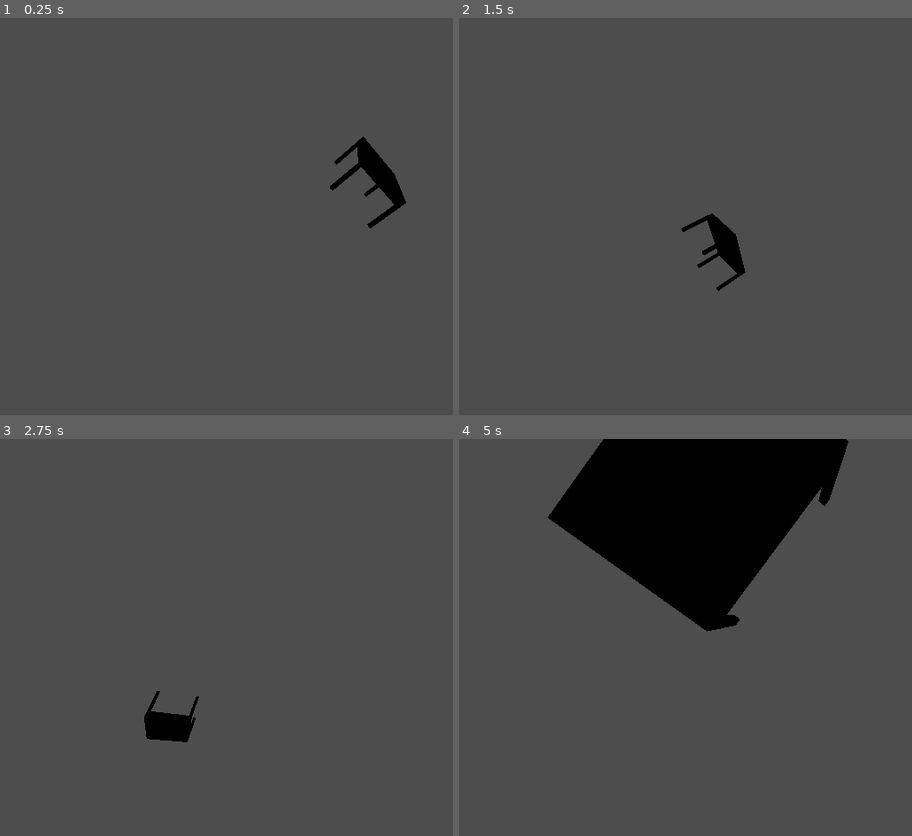
Above: before the commit, frames 1-4 (two rows, left to right).
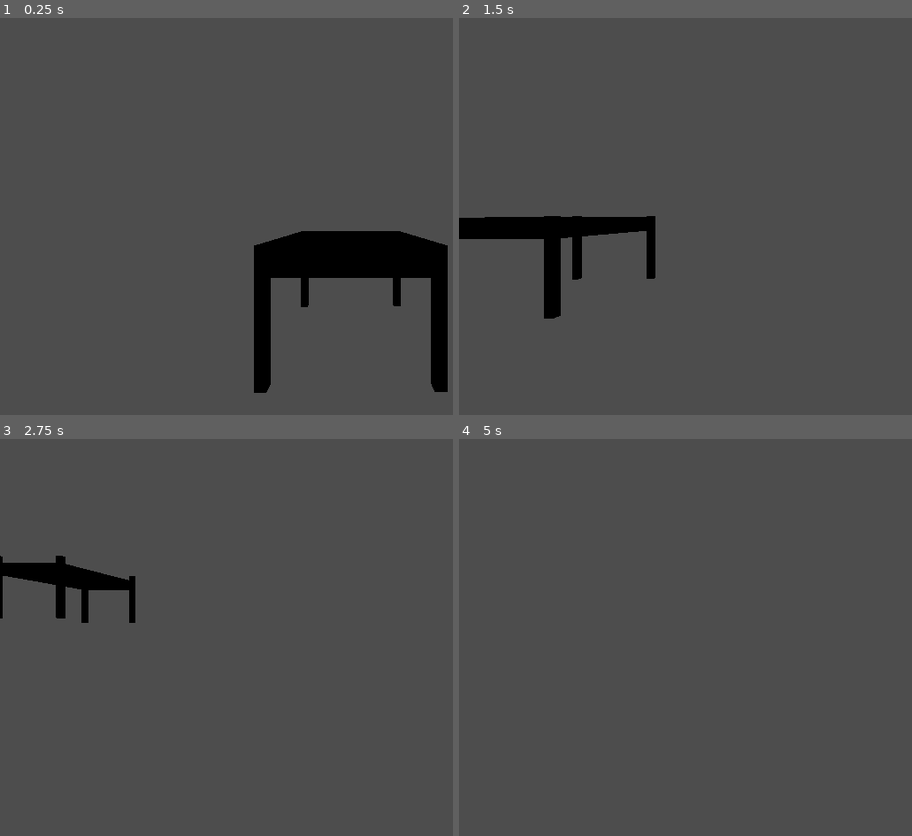
Above: after the commit, the same moments.

Repository: KhalidASC20/Tables
Game: Godot game, scene res://scenes/game.tscn
Same seed, same stepped clock (60 frames per second), same inputs: the game is played once before the commit and once after it.
Inputs:
- Up to frame 1 (0.25 s): no input
- Up to frame 2 (1.5 s): tap Enter (ui_accept) at 0.5, 0.77 s; hold Right (ui_right) 0.53-1.28 s; hold Down (ui_down) from 1.28 s (still down)
- Up to frame 3 (2.75 s): tap Enter (ui_accept) at 1.52 s; release Down (ui_down) at 2.03 s; hold Right (ui_right) from 2.03 s (still down)
- Up to frame 4 (5 s): release Right (ui_right) at 2.78 s; hold Up (ui_up) 2.78-3.53 s; tap Enter (ui_accept) at 3.02, 3.77, 4.52 s; hold Left (ui_left) from 3.53 s (still down)

The runs differ from the first frame. In frame 1, 8.1% of the frame differs, in the area x 56-99%, y 29-95%; in frame 2, 4.2%; in frame 3, 2.6%; in frame 4, 20%, in the area x 19-86%, y 0-49%.

Commit message:
final table reorganization, hopefully

Diff:
--- a/scenes/game.tscn
+++ b/scenes/game.tscn
@@ -11,9 +11,10 @@
 [node name="game" type="Node3D"]
 
 [node name="Table" parent="." instance=ExtResource("1_rgcri")]
-transform = Transform3D(0.869805, 0.324086, 0.372031, -0.493395, 0.571331, 0.655852, 0, -0.754022, 0.656849, -4.2001, 3.09348, 0)
+transform = Transform3D(1, 0, 0, 0, 1, 0, 0, 0, 1, 0, 0, 0)
 
 [node name="ground" type="StaticBody3D" parent="."]
+transform = Transform3D(1, 0, 0, 0, 1, 0, 0, 0, 1, 0, -1, 0)
 physics_material_override = SubResource("PhysicsMaterial_mb1br")
 
 [node name="CollisionShape3D" type="CollisionShape3D" parent="ground"]
--- a/scenes/table.tscn
+++ b/scenes/table.tscn
@@ -1,4 +1,6 @@
-[gd_scene load_steps=5 format=3 uid="uid://dom6625fyunry"]
+[gd_scene load_steps=6 format=3 uid="uid://dom6625fyunry"]
+
+[ext_resource type="Script" path="res://scripts/stretch-table.gd" id="1_6ud5r"]
 
 [sub_resource type="BoxShape3D" id="BoxShape3D_qakp3"]
 size = Vector3(2, 0.25, 1.5)
@@ -13,51 +15,57 @@
 size = Vector3(0.1, 1, 0.1)
 
 [node name="Table" type="Node3D"]
+script = ExtResource("1_6ud5r")
 
-[node name="TableTop" type="RigidBody3D" parent="."]
+[node name="TableTop" type="Node3D" parent="."]
+
+[node name="TableTopCollider" type="RigidBody3D" parent="TableTop"]
 transform = Transform3D(1, 0, 0, 0, 1, 0, 0, 0, 1, 0, 1, 0)
 
-[node name="TableTop" type="CollisionShape3D" parent="TableTop"]
+[node name="TableTop" type="CollisionShape3D" parent="TableTop/TableTopCollider"]
 shape = SubResource("BoxShape3D_qakp3")
 
-[node name="TableTopMesh" type="MeshInstance3D" parent="TableTop/TableTop"]
+[node name="TableTopMesh" type="MeshInstance3D" parent="TableTop/TableTopCollider/TableTop"]
 mesh = SubResource("BoxMesh_yrcck")
-skeleton = NodePath("../../..")
+skeleton = NodePath("../../../..")
 
-[node name="TableLegs" type="RigidBody3D" parent="."]
+[node name="TableLegs" type="Node3D" parent="."]
+
+[node name="LegsColliders" type="RigidBody3D" parent="TableLegs"]
 transform = Transform3D(1, 0, 0, 0, 1, 0, 0, 0, 1, 0, 1, 0)
 
-[node name="LegRF" type="CollisionShape3D" parent="TableLegs" groups=["Legs"]]
+[node name="LegRF" type="CollisionShape3D" parent="TableLegs/LegsColliders"]
 transform = Transform3D(1, 0, 0, 0, 1, 0, 0, 0, 1, 0.95, -0.5, 0.7)
 shape = SubResource("BoxShape3D_frbb1")
 
-[node name="LegRFMesh" type="MeshInstance3D" parent="TableLegs/LegRF"]
+[node name="LegRFMesh" type="MeshInstance3D" parent="TableLegs/LegsColliders/LegRF"]
 mesh = SubResource("BoxMesh_6hcu0")
 skeleton = NodePath("../../LegRB")
 
-[node name="LegLF" type="CollisionShape3D" parent="TableLegs" groups=["Legs"]]
+[node name="LegLF" type="CollisionShape3D" parent="TableLegs/LegsColliders"]
 transform = Transform3D(1, 0, 0, 0, 1, 0, 0, 0, 1, -0.95, -0.5, 0.7)
 shape = SubResource("BoxShape3D_frbb1")
 
-[node name="LegLFMesh" type="MeshInstance3D" parent="TableLegs/LegLF"]
+[node name="LegLFMesh" type="MeshInstance3D" parent="TableLegs/LegsColliders/LegLF"]
 mesh = SubResource("BoxMesh_6hcu0")
 skeleton = NodePath("../../LegRB")
 
-[node name="LegRB" type="CollisionShape3D" parent="TableLegs" groups=["Legs"]]
+[node name="LegRB" type="CollisionShape3D" parent="TableLegs/LegsColliders"]
 transform = Transform3D(1, 0, 0, 0, 1, 0, 0, 0, 1, 0.95, -0.5, -0.7)
 shape = SubResource("BoxShape3D_frbb1")
 
-[node name="LegRBMesh" type="MeshInstance3D" parent="TableLegs/LegRB"]
+[node name="LegRBMesh" type="MeshInstance3D" parent="TableLegs/LegsColliders/LegRB"]
 mesh = SubResource("BoxMesh_6hcu0")
 
-[node name="LegLB" type="CollisionShape3D" parent="TableLegs" groups=["Legs"]]
+[node name="LegLB" type="CollisionShape3D" parent="TableLegs/LegsColliders"]
 transform = Transform3D(1, 0, 0, 0, 1, 0, 0, 0, 1, -0.95, -0.5, -0.7)
 shape = SubResource("BoxShape3D_frbb1")
 
-[node name="LegLBMesh" type="MeshInstance3D" parent="TableLegs/LegLB"]
+[node name="LegLBMesh" type="MeshInstance3D" parent="TableLegs/LegsColliders/LegLB"]
 mesh = SubResource("BoxMesh_6hcu0")
 skeleton = NodePath("../../LegRB")
 
-[node name="Generic6DOFJoint3D" type="Generic6DOFJoint3D" parent="."]
-node_a = NodePath("../TableTop")
-node_b = NodePath("../TableLegs")
+[node name="StaticPin" type="Generic6DOFJoint3D" parent="."]
+transform = Transform3D(1, 0, 0, 0, 1, 0, 0, 0, 1, 0, 1, 0)
+node_a = NodePath("../TableTop/TableTopCollider")
+node_b = NodePath("../TableLegs/LegsColliders")
--- /dev/null
+++ b/scripts/stretch-table.gd
@@ -0,0 +1,29 @@
+extends Node3D
+
+const LOWER_BOUND = 0.5
+const UPPER_BOUND = 5
+
+@onready var top = self.find_children("TableTop*") + [$StaticPin]
+@onready var legs = self.find_children("Leg*")
+
+# Called when the node enters the scene tree for the first time.
+func _ready() -> void:
+	print(legs)
+	print(top)
+	pass
+
+# Called every frame. 'delta' is the elapsed time since the previous frame.
+func _process(delta: float) -> void:
+	for leg in legs:
+		leg.transform = leg.transform.scaled(Vector3(1, 1.001, 1))
+	for node in top:
+		node.transform = node.transform
+
+
+	pass
+
+func stretch(x, y, z) -> void:
+	pass
+
+func reset() -> void:
+	pass
--- a/scripts/table.gd
+++ /dev/null
@@ -1,11 +0,0 @@
-extends Node3D
-
-
-# Called when the node enters the scene tree for the first time.
-func _ready() -> void:
-	pass # Replace with function body.
-
-
-# Called every frame. 'delta' is the elapsed time since the previous frame.
-func _process(delta: float) -> void:
-	pass
